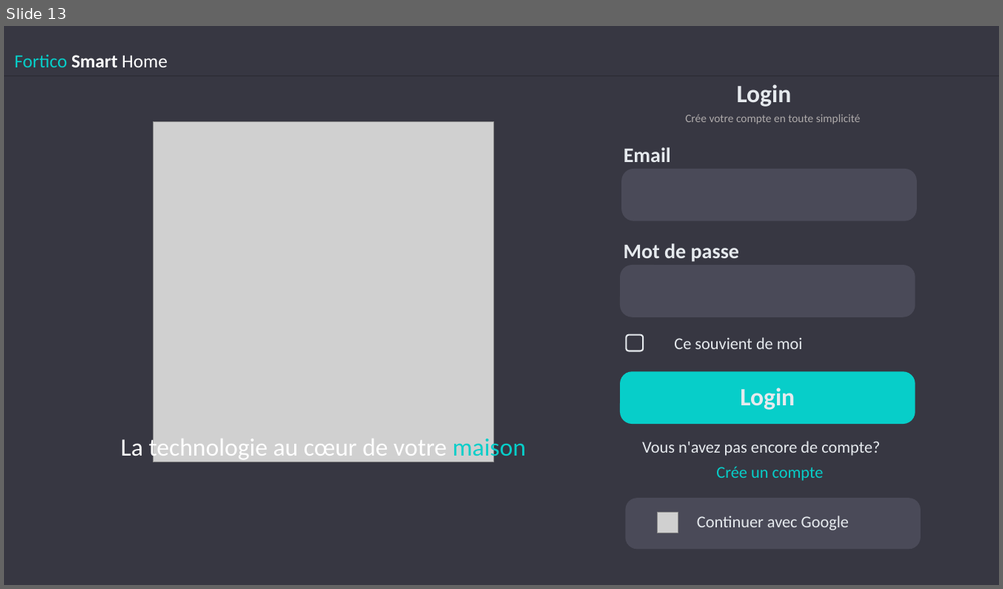
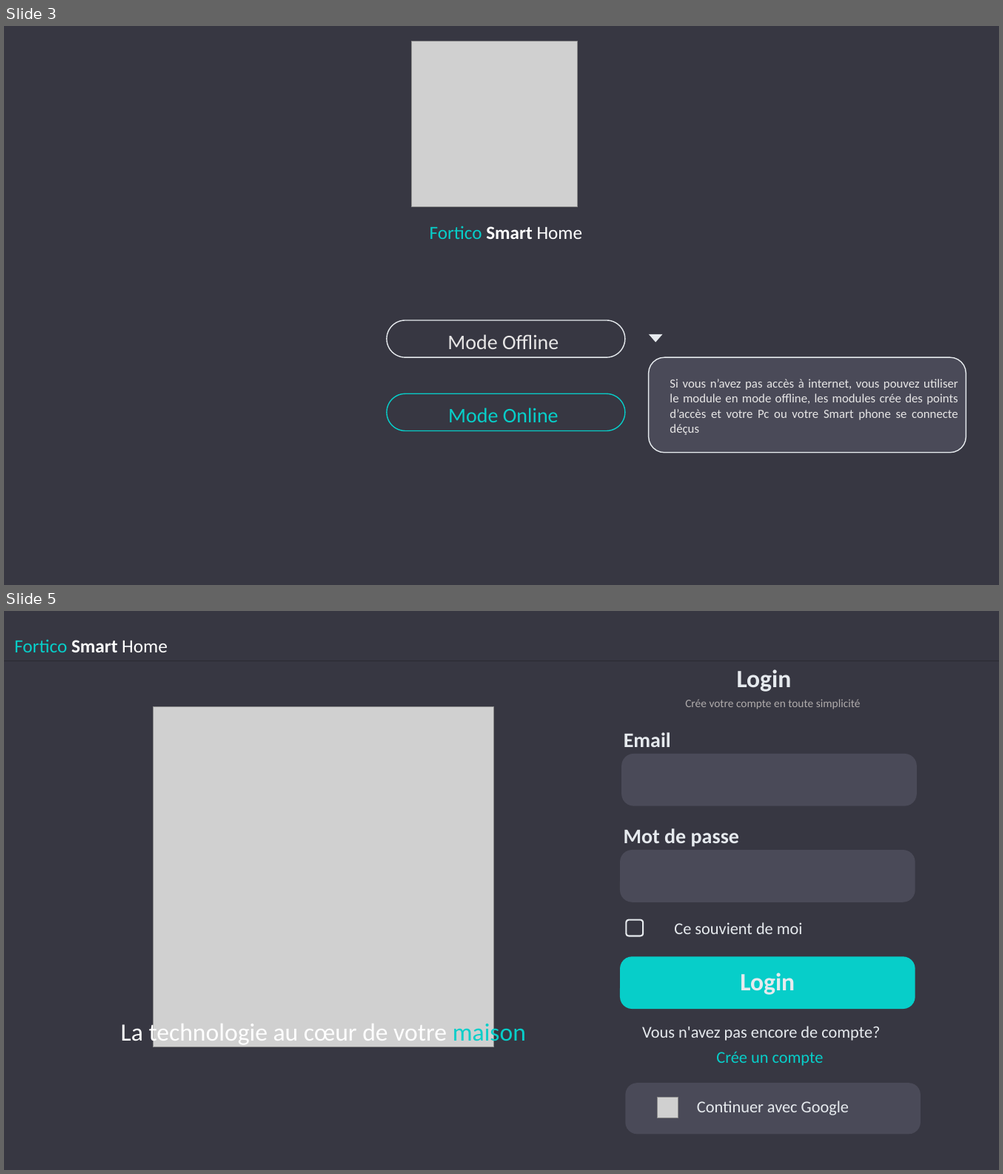
Before and after one commit to Fortuno-tech/Software, a slide deck: UI-model/UI design Fortico.pptx. Shown one above the other, each under a label of ours: slide 13 before the commit, slides 3 and 5 after it; the slides between them are not shown. The pictures are 1003x589 and 1003x1174 pixels, drawn with LibreOffice and Linux fonts; fonts in the diff are those of the drawing; grey boxes stand for pictures. Boxes give left, top, right and bottom in pixels: in the first picture for what was removed or moved away, otherwise in the second. Text is boxed around its words. In the diff, an @@ line names an element or a change of style, - is before the commit and + after.

```diff
--- a/UI-model/UI design Fortico.pptx
+++ b/UI-model/UI design Fortico.pptx
@@ slide 3 added at <box>4,26,999,585</box>, background #FFFFFF @@
@@ rectangle added at <box>4,26,999,585</box>, fill #373742 @@
@@ picture added at <box>412,41,577,207</box> @@
@@ text added at <box>430,226,583,239</box>, 18 pt, text #FFFFFF @@
+Fortico Smart Home
@@ rounded rectangle added at <box>387,321,625,358</box>, outline #E6EAEE 1 pt @@
@@ text added at <box>447,335,558,349</box>, 20 pt, text #E7E6E6 @@
+Mode Offline
@@ triangle added at <box>649,334,663,342</box>, fill #E6EAEE @@
@@ rounded rectangle added at <box>649,358,966,454</box>, fill #4A4A58, outline #E6EAEE 1 pt @@
@@ text added at <box>669,379,958,435</box>, 12 pt, text #E7E6E6 @@
+Si vous n’avez pas accès à internet, vous pouvez utiliser le module en mode offline, les modules crée des points d’accès et votre Pc ou votre Smart phone se connecte déçus
@@ rounded rectangle added at <box>387,394,625,431</box>, outline #07CEC9 1 pt @@
@@ text added at <box>448,408,558,423</box>, 20 pt, text #07CEC9 @@
+Mode Online
@@ triangle added at <box>649,407,663,415</box>, fill #07CEC9 @@
@@ what was slide 13 is now slide 5 @@
```
Also in this commit, not shown: 1 slide changed, 3 other slides added, 1 other file.
